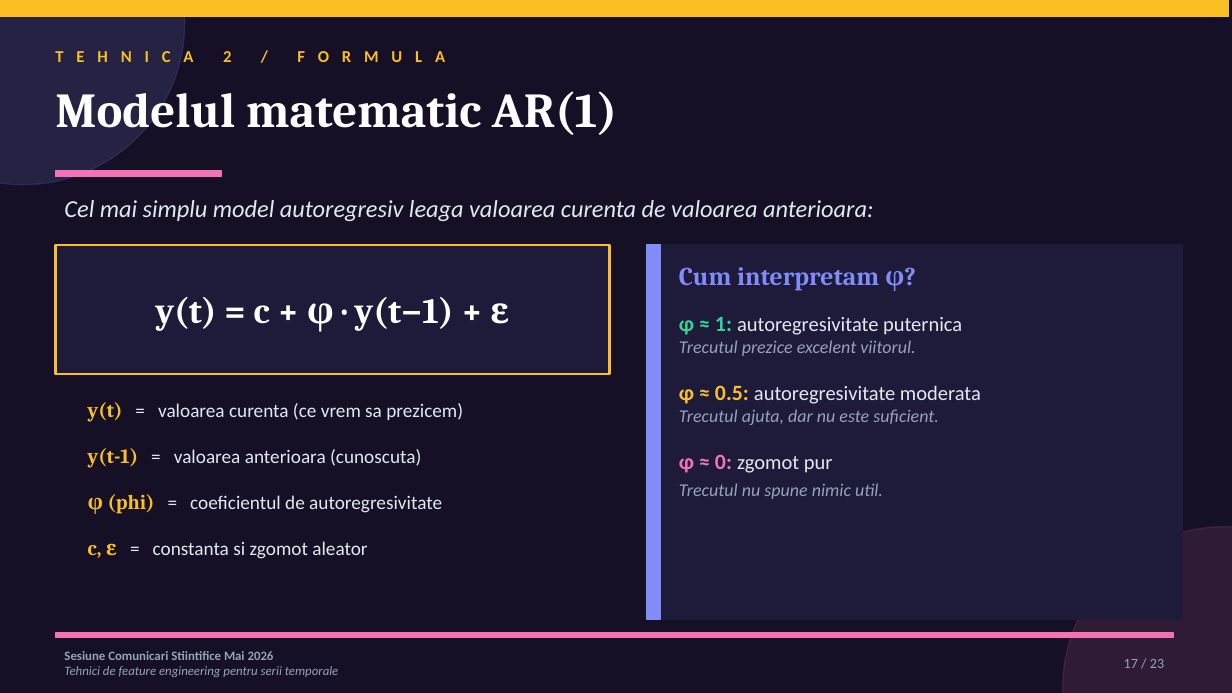
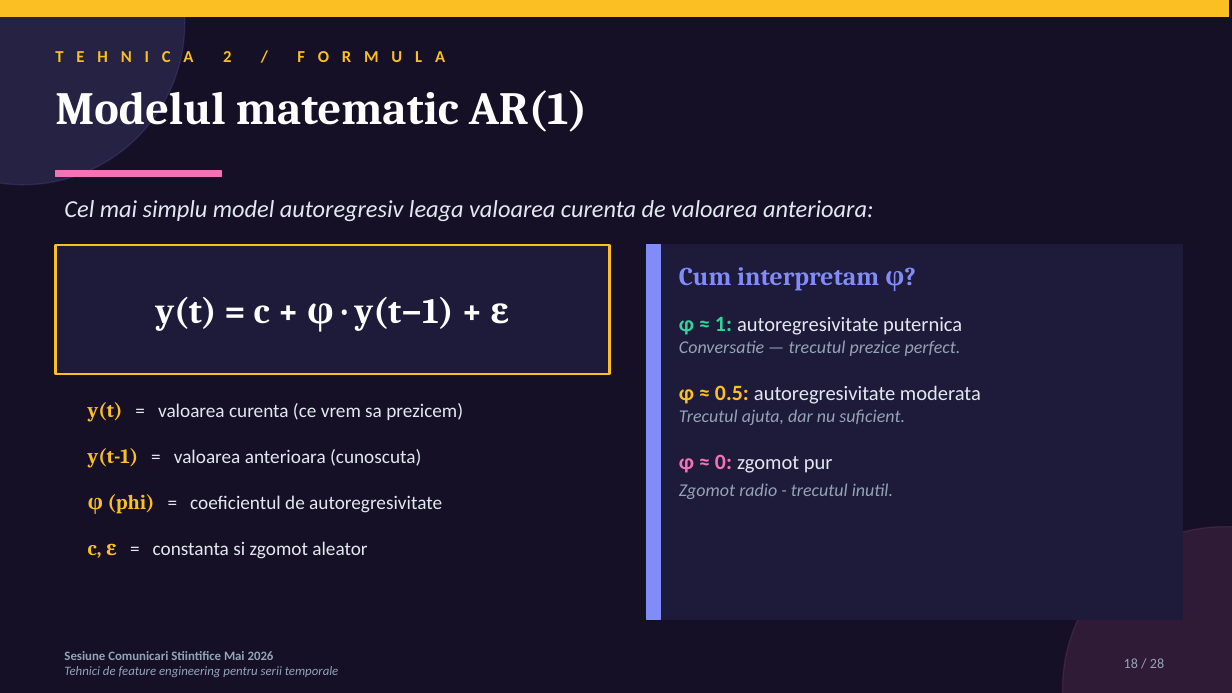
Before and after one commit to diana-nenu/Disertatie_AI_Platform, a slide deck: slide 18 of docs/SCSS/SCSS_FeatureEngineering_Diana_Nenu.pptx (slide 17 before the commit). Drawn at 1232x693 pixels with LibreOffice and Linux fonts; fonts in the diff are those of the drawing. Boxes give left, top, right and bottom in pixels: in the first picture for what was removed or moved away, otherwise in the second. Text is boxed around its words. In the diff, an @@ line names an element or a change of style, - is before the commit and + after.

Commit message:
SCSS pptx V4: figuri separate + analogii + grafice mai sugestive
Refacere cf. feedback:
* Graficul comparativ linear vs cerc SPLITAT in 2 slide-uri separate (slide 12 si 13)
  - slide 12: doar profilul orar linear cu adnotare 'distanta 23' + 'consum acelasi'
  - slide 13: doar cercul orelor cu evidentiere ora 23/0 vecine pe cerc
* GIF AR (serie + scatter) SPLITAT in 2 slide-uri (20 si 21)
  - slide 20: doar GIF serie temporala cu adnotari dinamice (zgomot/moderat/autoregresiv)
  - slide 21: doar GIF scatter t-1 vs t cu adnotari dinamice
* 4 SLIDE-URI NOI cu analogii din viata de zi cu zi:
  - slide 11: analogie CEAS DE PERETE (encoding ciclic)
  - slide 17: analogie ZGOMOT RADIO vs CONVERSATIE (autoregresivitate)
  - slide 22: analogie TERMOMETRU MEDICAL (rolling features)
  - slide 24: analogie PROFESOR CARE PRIVESTE IN LUCRARE (data leakage)
* Figuri regenerate mai sugestive cu adnotari clare:
  - fig_fe_linear_only.png: sageti, cercuri rotative pe ora 23/0
  - fig_fe_cerc_only.png: cerc mare cu ora 23/0 evidentiate verde
* Total slide-uri: 23 -> 28 (5 noi pentru analogii)
* Tema dark Gamma-style pastrata
* Animatii click NU prezente (doar tranzitii fade intre slide-uri)
* Slide-ul Astept intrebarile NU exista (integrat in concluzii)

```diff
--- a/docs/SCSS/SCSS_FeatureEngineering_Diana_Nenu.pptx
+++ b/docs/SCSS/SCSS_FeatureEngineering_Diana_Nenu.pptx
@@ text "Modelul matematic AR(1)" at (55,90,588,132): size 38 to 36 pt @@
@@ text at (679,317,981,499): text changed @@
-φ ≈ 1: autoregresivitate puternica
-Trecutul prezice excelent viitorul.
-φ ≈ 0.5: autoregresivitate moderata
-Trecutul ajuta, dar nu este suficient.
-φ ≈ 0: zgomot pur
-Trecutul nu spune nimic util.
+φ ≈ 1: autoregresivitate puternica
+Conversatie — trecutul prezice perfect.
+φ ≈ 0.5: autoregresivitate moderata
+Trecutul ajuta, dar nu suficient.
+φ ≈ 0: zgomot pur
+Zgomot radio - trecutul inutil.
@@ rectangle removed at (55,633,1174,638) @@
@@ text at (1124,658,1164,668): text changed @@
-17 / 23
+18 / 28
```
Also in this commit, not shown: 17 other slides changed, 9 slides added, 4 slides removed, 4 other files.
